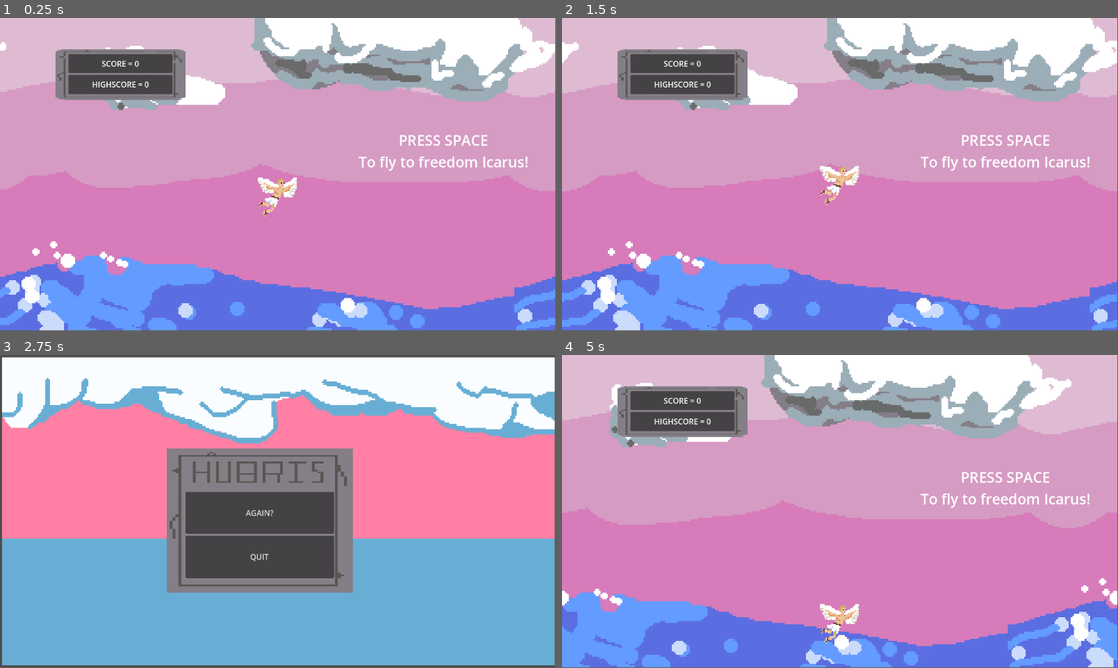
Above: before the commit, frames 1-4 (two rows, left to right).
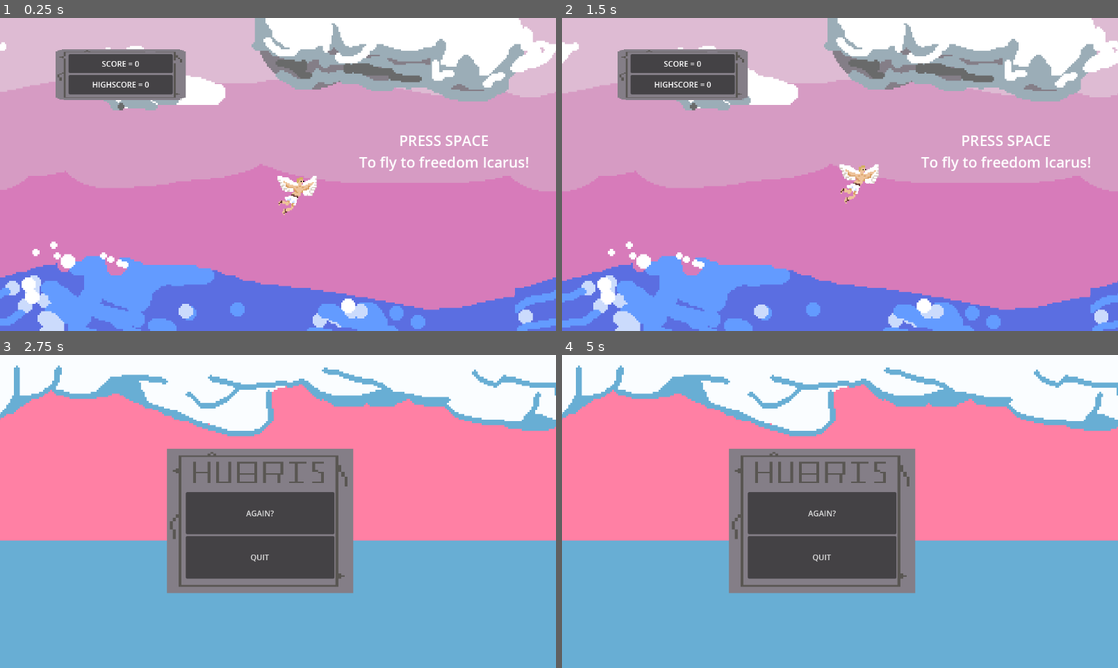
Above: after the commit, the same moments.

Repository: nigoi/flappy_clone
Game: Godot game, scene res://scenes/main.tscn
Two runs of this game, one before a commit and one after it. Both use one fixed random seed, a clock stepped at 60 frames per second and the inputs below.
Inputs (mouse positions are in pixels of both pictures, inside the frame that each line leads up to):
- Up to frame 1 (0.25 s): no input
- Up to frame 2 (1.5 s): click (823, 174) at 0.5 s, where only the run after the commit has a clickable "AGAIN?"; click "AGAIN?" at 1.25 s
- Up to frame 3 (2.75 s): click (261, 511) at 2 s, where only the run after the commit has a clickable "AGAIN?"
- Up to frame 4 (5 s): click "AGAIN?" at 2.75 s; tap Space (space) at 3.5 s; hold Space (space) 3.53-4.25 s; click "AGAIN?" at 4.25 s
In our replay, the window is 799x449 before the commit and 800x450 after it. These sizes can differ from the game's own. Grey fills any space a smaller window leaves; there, only what the larger window draws over its background counts as a difference.

The runs differ from the first frame. In frame 1, 2.8% of the frame differs, in the area x 0-100%, y 0-100%; in frame 2, 2.8%; in frame 3, 11%; in frame 4, 95%.

Commit message:
balance tweaks

Diff:
--- a/new-game-project/project.godot
+++ b/new-game-project/project.godot
@@ -25,6 +25,7 @@
 
 [display]
 
+window/stretch/mode="viewport"
 window/stretch/aspect="expand"
 
 [input]
@@ -37,6 +38,7 @@
 space={
 "deadzone": 0.5,
 "events": [Object(InputEventKey,"resource_local_to_scene":false,"resource_name":"","device":-1,"window_id":0,"alt_press …(191 unchanged characters)…
+, null, Object(InputEventMouseButton,"resource_local_to_scene":false,"resource_name":"","device":-1,"window_id":0,"alt_pressed":false,"shift_pressed":false,"ctrl_pressed":false,"meta_pressed":false,"button_mask":0,"position":Vector2(0, 0),"global_position":Vector2(0, 0),"factor":1.0,"button_index":1,"canceled":false,"pressed":false,"double_click":false,"script":null)
 ]
 }
 
--- a/new-game-project/scenes/collision_object.tscn
+++ b/new-game-project/scenes/collision_object.tscn
@@ -17,7 +17,7 @@
 script = ExtResource("1_440i4")
 
 [node name="CollisionShape2D" type="CollisionShape2D" parent="."]
-position = Vector2(97.1325, 63.0853)
+position = Vector2(68, 86)
 rotation = 0.209545
 shape = SubResource("RectangleShape2D_1g6g2")
 
--- a/new-game-project/scenes/loss_menu.tscn
+++ b/new-game-project/scenes/loss_menu.tscn
@@ -7,15 +7,17 @@
 
 [node name="Control" type="Control"]
 layout_mode = 3
+anchors_preset = 15
 anchor_right = 1.0
 anchor_bottom = 1.0
 grow_horizontal = 2
 grow_vertical = 2
+size_flags_vertical = 3
 script = ExtResource("1_nt46w")
 
 [node name="MenuBackground" type="Sprite2D" parent="."]
-position = Vector2(577.5, 324.5)
-scale = Vector2(3.58437, 3.55)
+position = Vector2(567, 322)
+scale = Vector2(3.9875, 3.84444)
 texture = ExtResource("1_bcja1")
 
 [node name="Control" type="Control" parent="."]
--- a/new-game-project/scenes/main.tscn
+++ b/new-game-project/scenes/main.tscn
@@ -19,6 +19,7 @@
 
 [node name="RigidBody2D" parent="." instance=ExtResource("1_3xngw")]
 top_level = true
+position = Vector2(616, 320)
 gravity_scale = 0.0
 
 [node name="CanvasLayer" type="CanvasLayer" parent="."]
@@ -114,38 +115,6 @@
 [node name="Timer" type="Timer" parent="object_spawner"]
 autostart = true
 
-[node name="CanvasLayer2" type="CanvasLayer" parent="."]
-
-[node name="ParallaxBackground" type="ParallaxBackground" parent="CanvasLayer2"]
-scroll_ignore_camera_zoom = true
-script = ExtResource("6_vqwo7")
-
-[node name="ParallaxLayer" type="ParallaxLayer" parent="CanvasLayer2/ParallaxBackground"]
-motion_mirroring = Vector2(1152, 0)
-
-[node name="Background" type="Sprite2D" parent="CanvasLayer2/ParallaxBackground/ParallaxLayer"]
-position = Vector2(576, 320)
-scale = Vector2(3.6, 3.55556)
-texture = ExtResource("7_b13ht")
-
-[node name="ParallaxLayer2" type="ParallaxLayer" parent="CanvasLayer2/ParallaxBackground"]
-motion_scale = Vector2(1.3, 1.3)
-motion_mirroring = Vector2(1152, 0)
-
-[node name="CloudLayer" type="Sprite2D" parent="CanvasLayer2/ParallaxBackground/ParallaxLayer2"]
-position = Vector2(575.111, 324)
-scale = Vector2(3.6, 3.6)
-texture = ExtResource("8_kq1o2")
-
-[node name="ParallaxLayer3" type="ParallaxLayer" parent="CanvasLayer2/ParallaxBackground"]
-motion_scale = Vector2(1.7, 1.7)
-motion_mirroring = Vector2(1152, 0)
-
-[node name="Middleground" type="Sprite2D" parent="CanvasLayer2/ParallaxBackground/ParallaxLayer3"]
-position = Vector2(592, 500)
-scale = Vector2(3.7, 3.7)
-texture = ExtResource("9_ua8lh")
-
 [node name="count_hitbox" type="Area2D" parent="."]
 light_mask = 2
 visibility_layer = 2
@@ -157,6 +126,48 @@
 position = Vector2(7, 324)
 shape = SubResource("RectangleShape2D_22hd1")
 
+[node name="Control" type="Control" parent="."]
+layout_mode = 3
+anchors_preset = 15
+anchor_right = 1.0
+anchor_bottom = 1.0
+grow_horizontal = 2
+grow_vertical = 2
+size_flags_horizontal = 3
+size_flags_vertical = 3
+
+[node name="CanvasLayer2" type="CanvasLayer" parent="Control"]
+
+[node name="ParallaxBackground" type="ParallaxBackground" parent="Control/CanvasLayer2"]
+scroll_ignore_camera_zoom = true
+script = ExtResource("6_vqwo7")
+
+[node name="ParallaxLayer" type="ParallaxLayer" parent="Control/CanvasLayer2/ParallaxBackground"]
+motion_mirroring = Vector2(1152, 0)
+
+[node name="Background" type="Sprite2D" parent="Control/CanvasLayer2/ParallaxBackground/ParallaxLayer"]
+position = Vector2(576, 320)
+scale = Vector2(3.6, 3.55556)
+texture = ExtResource("7_b13ht")
+
+[node name="ParallaxLayer2" type="ParallaxLayer" parent="Control/CanvasLayer2/ParallaxBackground"]
+motion_scale = Vector2(1.3, 1.3)
+motion_mirroring = Vector2(1152, 0)
+
+[node name="CloudLayer" type="Sprite2D" parent="Control/CanvasLayer2/ParallaxBackground/ParallaxLayer2"]
+position = Vector2(575.111, 324)
+scale = Vector2(3.6, 3.6)
+texture = ExtResource("8_kq1o2")
+
+[node name="ParallaxLayer3" type="ParallaxLayer" parent="Control/CanvasLayer2/ParallaxBackground"]
+motion_scale = Vector2(1.7, 1.7)
+motion_mirroring = Vector2(1152, 0)
+
+[node name="Middleground" type="Sprite2D" parent="Control/CanvasLayer2/ParallaxBackground/ParallaxLayer3"]
+position = Vector2(592, 500)
+scale = Vector2(3.7, 3.7)
+texture = ExtResource("9_ua8lh")
+
 [connection signal="body_entered" from="floor_roof/roof" to="floor_roof" method="_on_roof_body_entered"]
 [connection signal="body_entered" from="floor_roof/floor" to="floor_roof" method="_on_floor_body_entered"]
 [connection signal="timeout" from="object_spawner/Timer" to="object_spawner" method="_on_timer_timeout"]
--- a/new-game-project/scripts/collision_object.gd
+++ b/new-game-project/scripts/collision_object.gd
@@ -1,5 +1,5 @@
 extends Area2D
-var speed = 600
+var speed = 700
 
 func _on_body_entered(body: Node2D) -> void:
 	$AudioStreamPlayer2D.play()
--- a/new-game-project/scripts/player.gd
+++ b/new-game-project/scripts/player.gd
@@ -6,9 +6,6 @@
 func center_sprite():
 	var center = get_viewport().size / 2
 	position = center
-
-func _ready() -> void:
-	center_sprite()
 
 func movement(delta):
 	if Input.is_action_pressed("space"):
Not shown, added: new-game-project/export_presets.cfg
